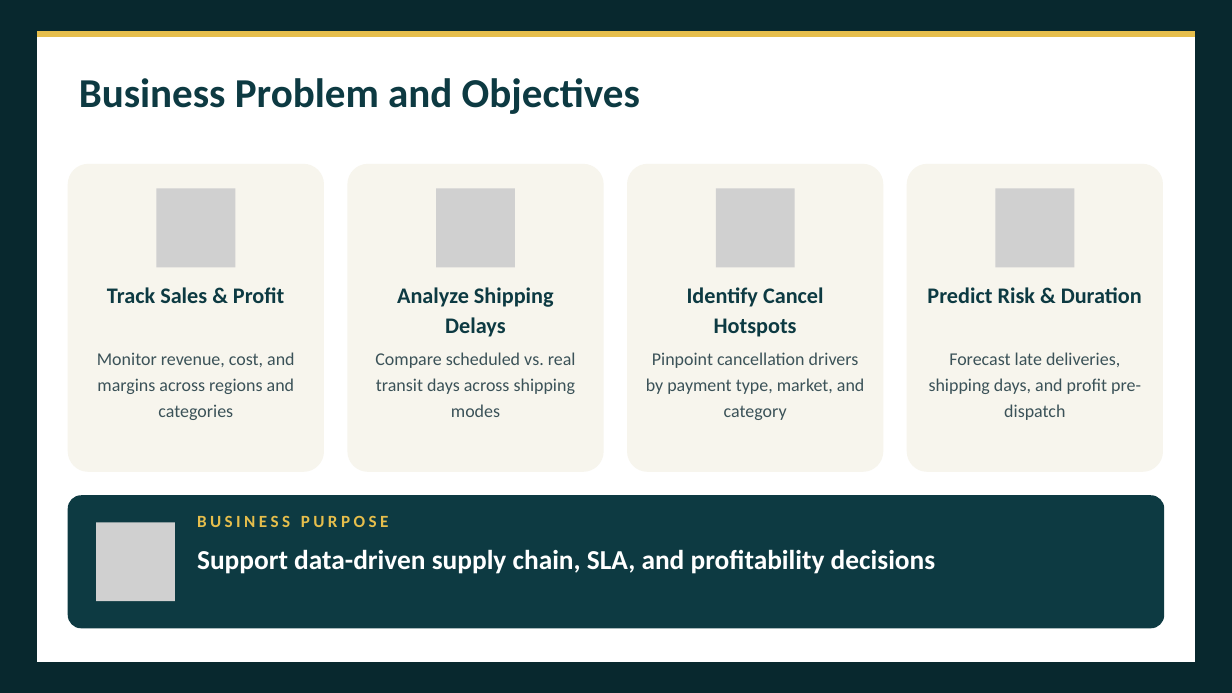
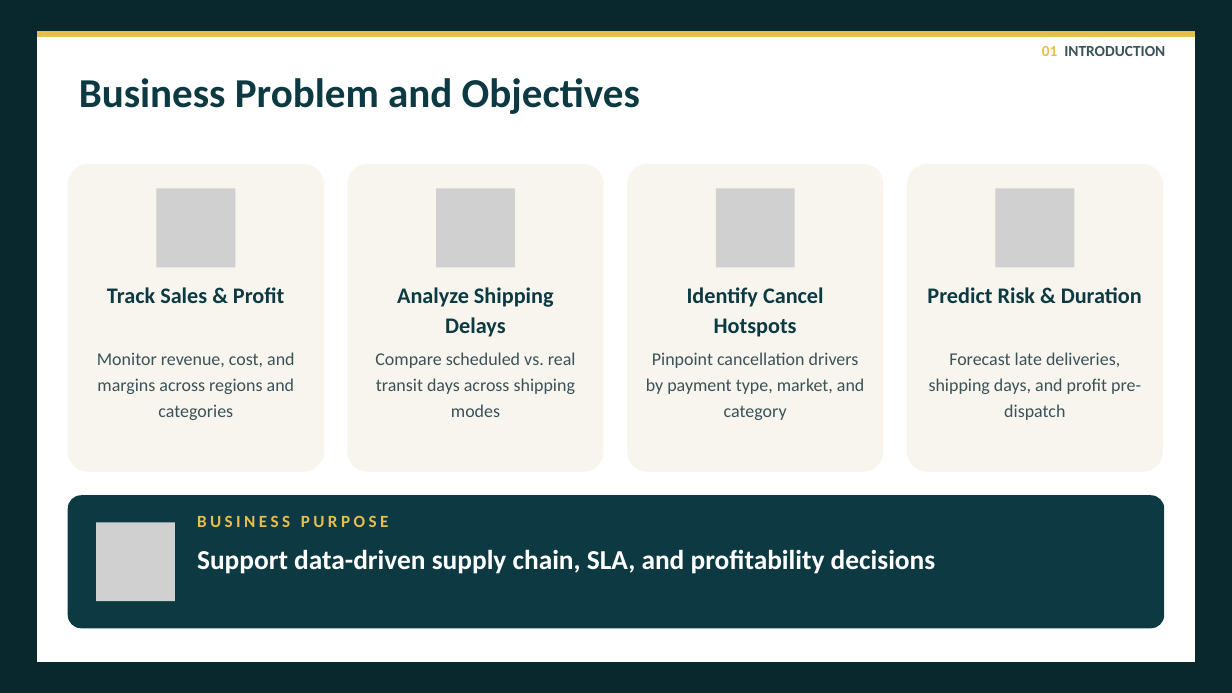
Before and after one commit to Team5-Depi/Supply-Chain-Dataset-Analysis-Final_Project, a slide deck: slide 8 of Presentation/Supply_Chain_Dataset_Analysis_Presentation.pptx (slide 3 before the commit). Drawn at 1232x693 pixels with LibreOffice and Linux fonts; fonts in the diff are those of the drawing; grey boxes stand for pictures. Boxes give left, top, right and bottom in pixels: in the first picture for what was removed or moved away, otherwise in the second. Text is boxed around its words. In the diff, an @@ line names an element or a change of style, - is before the commit and + after.

```diff
--- a/Presentation/Supply_Chain_Dataset_Analysis_Presentation.pptx
+++ b/Presentation/Supply_Chain_Dataset_Analysis_Presentation.pptx
@@ text added at <box>1042,46,1165,56</box>, 18 pt, text #3B5258, bold @@
+01 INTRODUCTION
```
Also in this commit, not shown: 10 other slides changed, 46 slides added, 4 slides removed, 2 other files.
